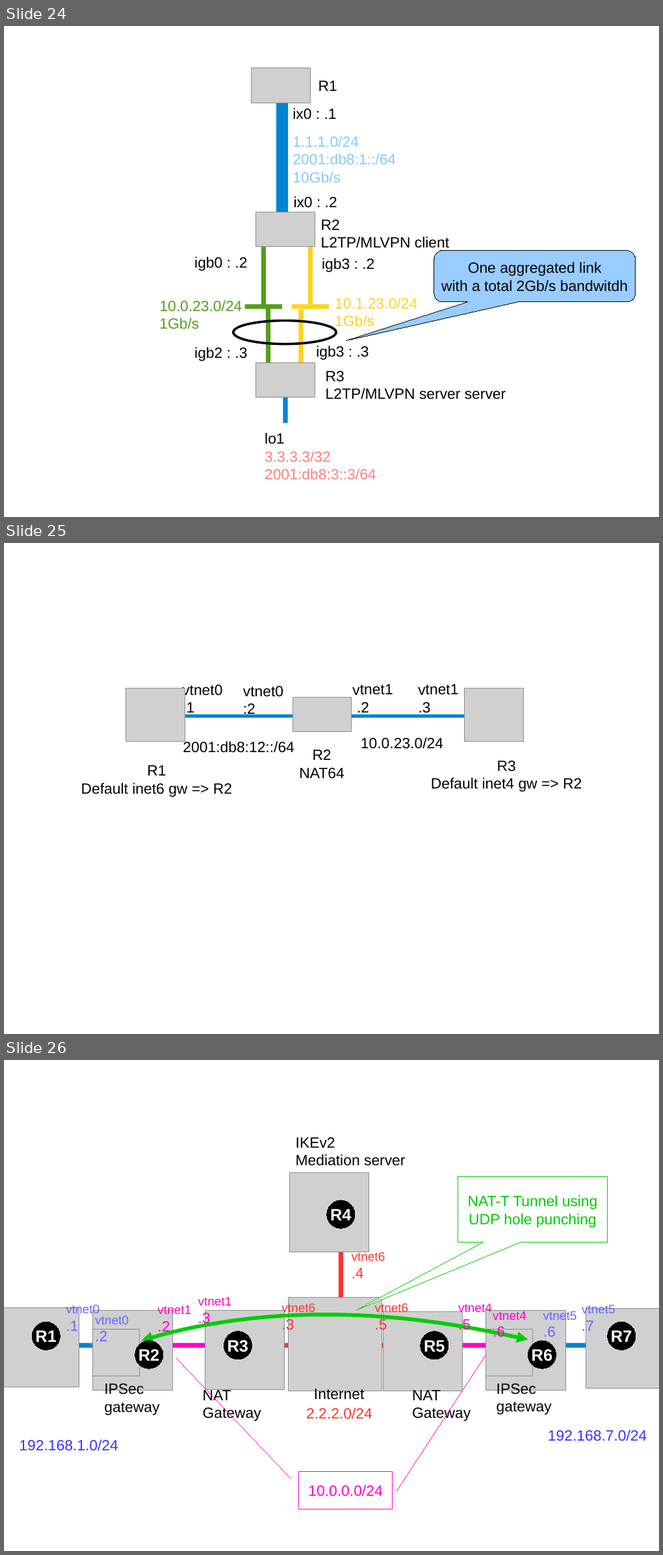
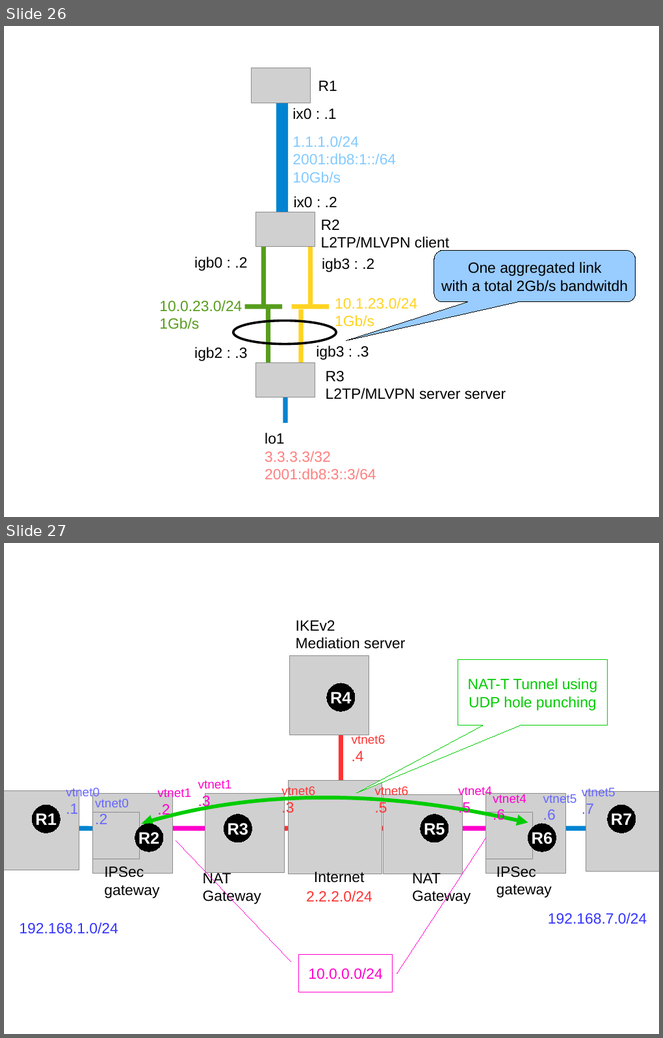
Before and after one commit to ocochard/BSDRP, a slide deck: docs/labs.examples.odp. Shown one above the other, each under a label of ours: slides 24, 25 and 26 before the commit, slides 26 and 27 after it. The pictures are 663x1555 and 663x1038 pixels, drawn with LibreOffice and Linux fonts; fonts in the diff are those of the drawing; grey boxes stand for pictures. Boxes give left, top, right and bottom in pixels: in the first picture for what was removed or moved away, otherwise in the second. Text is boxed around its words. In the diff, an @@ line names an element or a change of style, - is before the commit and + after.

```diff
--- a/docs/labs.examples.odp
+++ b/docs/labs.examples.odp
@@ slide 25 removed at box(4, 543, 659, 1034), background #FFFFFF @@
@@ picture removed at box(126, 688, 185, 742) @@
@@ text removed at box(182, 685, 222, 717) @@
-vtnet0
-:1
@@ text removed at box(243, 686, 284, 718) @@
-vtnet0
-:2
@@ picture removed at box(293, 698, 352, 732) @@
@@ text removed at box(352, 684, 393, 717) @@
-vtnet1 .2
@@ text removed at box(418, 684, 458, 717) @@
-vtnet1
-.3
@@ picture removed at box(465, 688, 523, 742) @@
@@ line removed from (486, 716) to (159, 716) @@
@@ text removed at box(361, 737, 443, 749) @@
-10.0.23.0/24
@@ text removed at box(183, 741, 295, 753) @@
-2001:db8:12::/64
@@ text removed at box(299, 750, 344, 779) @@
-R2
-NAT64
@@ text removed at box(81, 765, 232, 797) @@
-R1
-Default inet6 gw => R2
@@ text removed at box(431, 761, 582, 792) @@
-R3
-Default inet4 gw => R2
@@ what was slide 24 is now slide 26 @@
@@ what was slide 26 is now slide 27 @@
```
Also in this commit, not shown: 3 slides changed, 2 slides added, 2 other slides removed, 12 other files.
